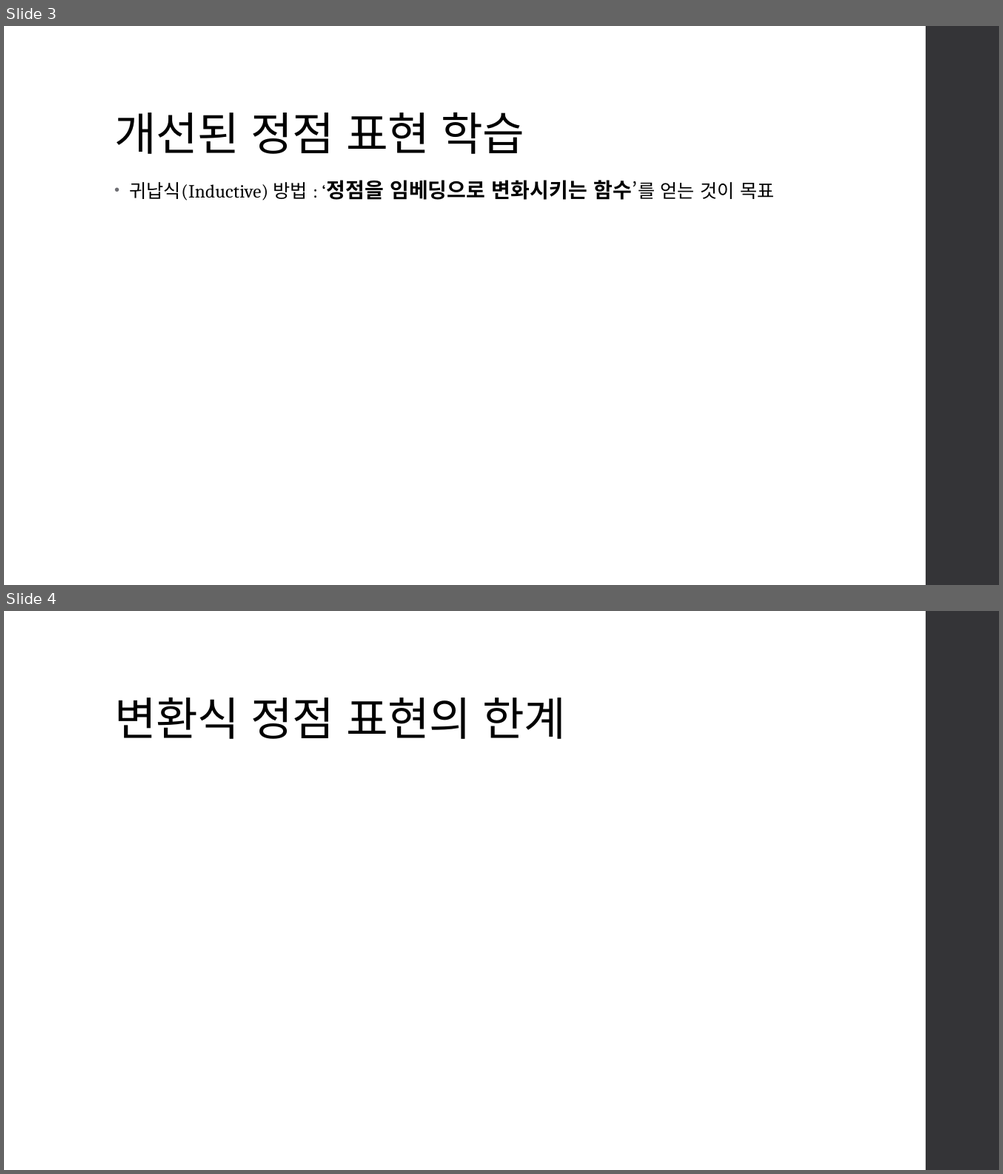
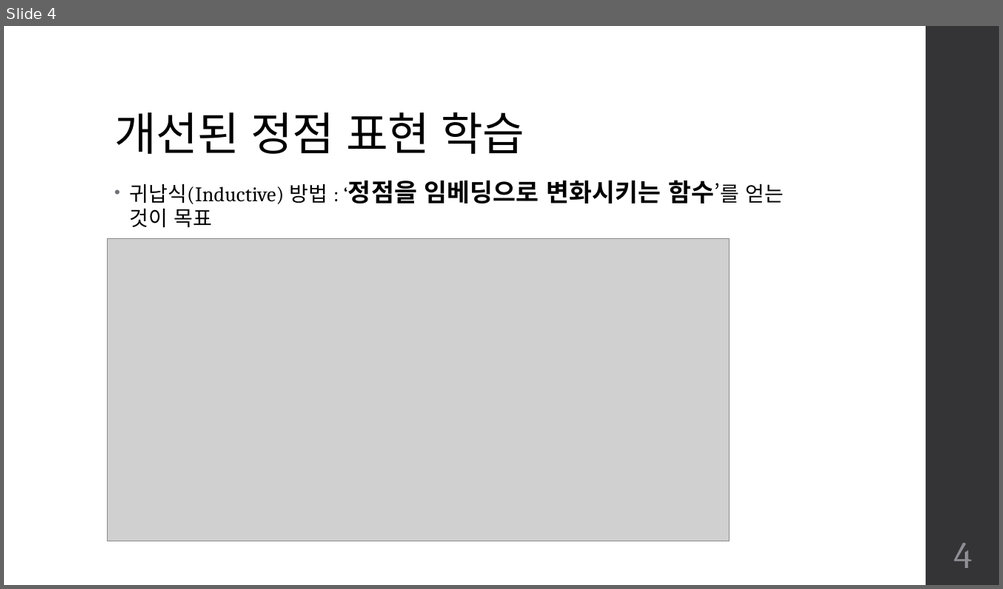
Before and after one commit to team-fairy/JunCheol, a slide deck: Presentation_resource/GNN.pptm. Shown one above the other, each under a label of ours: slides 3 and 4 before the commit, slide 4 after it. The pictures are 1003x1174 and 1003x589 pixels, drawn with LibreOffice and Linux fonts; fonts in the diff are those of the drawing; grey boxes stand for pictures. Boxes give left, top, right and bottom in pixels: in the first picture for what was removed or moved away, otherwise in the second. Text is boxed around its words. In the diff, an @@ line names an element or a change of style, - is before the commit and + after.

```diff
--- a/Presentation_resource/GNN.pptm
+++ b/Presentation_resource/GNN.pptm
@@ slide 4 removed at box(4, 611, 999, 1170), background #FFFFFF; not listed: 1 template element that a slide beside it also shows @@
@@ title removed at box(114, 698, 566, 739) @@
-변환식 정점 표현의 한계
@@ what was slide 3 is now slide 4 @@
@@ slide 4 changed as well @@
@@ text "귀납식(Inductive) 방법 : ‘정점을 임베딩으로 ..." at box(129, 180, 784, 228): size 18 to 20 pt in "귀납식(Inductive) 방법 : ‘정점을 함수’를 얻는 것이 ..."; size 20 to 24 pt in "‘정점을 임베딩으로 변화시키는 함수’를" @@
@@ picture added at box(107, 238, 729, 542) @@
@@ page number added at box(953, 543, 972, 568), 36 pt, text #8E8E94 @@
+4
```
Also in this commit, not shown: 5 other slides changed, 13 slides added, 4 other slides removed.
